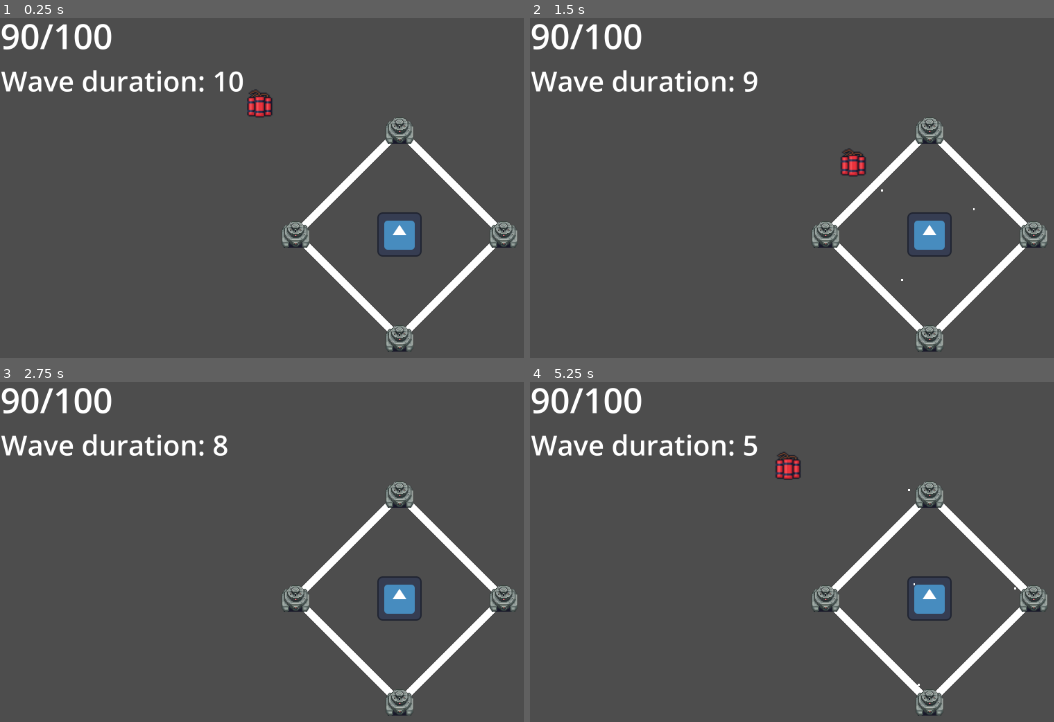
Above: before the commit, frames 1-4 (two rows, left to right).
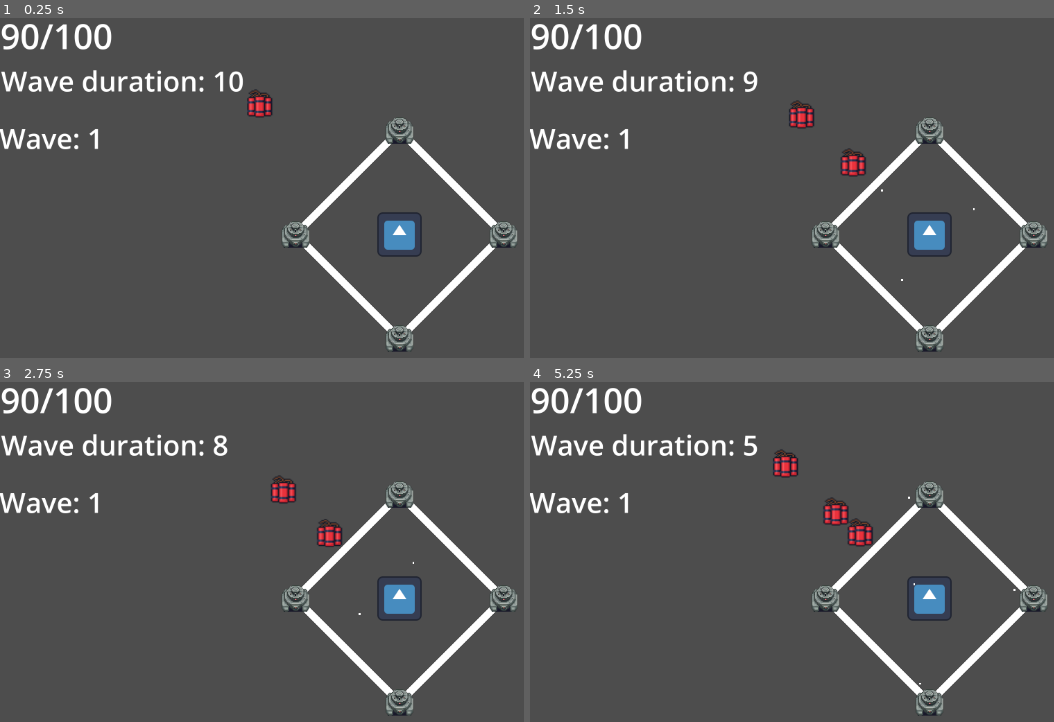
Above: after the commit, the same moments.

Repository: PM-Micael/Project-Tower
Game: Godot game, scene res://Scenes/Game.tscn
Same seed, same stepped clock (60 frames per second), same inputs: the game is played once before the commit and once after it. The engine's default icon, where the game draws it, is replaced by a stand-in: a white triangle on a blue panel in a dark square.
Inputs:
- Up to frame 1 (0.25 s): no input
- Up to frame 2 (1.5 s): no input
- Up to frame 3 (2.75 s): no input
- Up to frame 4 (5.25 s): no input

The runs differ from the first frame. In frame 1, 0.5% of the frame differs, in the area x 0-19%, y 32-39%; in frame 2, 0.8%; in frame 3, 1.1%; in frame 4, 1.5%, in the area x 0-93%, y 19-90%.

Commit message:
A wave counter is now tracked on the screen and updated after each preperation phase

Diff:
--- a/Scenes/Game.tscn
+++ b/Scenes/Game.tscn
@@ -9,6 +9,7 @@
 [ext_resource type="Script" uid="uid://behk56mj7j6r5" path="res://Scripts/round_handler.gd" id="5_2irst"]
 [ext_resource type="PackedScene" uid="uid://ddkv70duynxc" path="res://Scenes/Structures/wall.tscn" id="6_fgofq"]
 [ext_resource type="Script" uid="uid://c6vcjgdnd3p3x" path="res://Scripts/UI/counter_label.gd" id="9_bf53h"]
+[ext_resource type="Script" uid="uid://8d6w7ajsikx3" path="res://Scripts/UI/wave_counter_lable.gd" id="10_71axn"]
 
 [node name="Game" type="Node2D"]
 
@@ -63,3 +64,12 @@
 offset_bottom = -362.0
 theme_override_font_sizes/font_size = 80
 script = ExtResource("9_bf53h")
+
+[node name="WaveCounterLable" type="Label" parent="Camera2D/HUD"]
+layout_mode = 0
+offset_left = -1154.0
+offset_top = -333.0
+offset_right = -701.0
+offset_bottom = -227.0
+theme_override_font_sizes/font_size = 80
+script = ExtResource("10_71axn")
--- a/Scripts/Structures/enemy_spawn.gd
+++ b/Scripts/Structures/enemy_spawn.gd
@@ -1,6 +1,6 @@
 extends Node2D
 
-@export var spawn_cooldown: float = 5.0
+@export var spawn_cooldown: float = 1.0
 @export var enemy_scene: PackedScene
 @onready var _round_handler_node: Node2D = get_parent()
 
@@ -9,24 +9,25 @@
 var time_since_last_spawn: float = 0.0
 
 func _ready() -> void:
-		var round_config_data = Global.load_json("res://Files/round_config.json")
+	var round_config_data = Global.load_json("res://Files/round_config.json")
 
-		if round_config_data:
-			# These are why this is made in _ready and not _init
-			_enemy_base_health_multiplier = round_config_data["tier_" + str(_round_handler_node.round_tier)]["wave_multipliers"]["health_multiplier"]
-			_enemy_base_attack_multiplier = round_config_data["tier_" + str(_round_handler_node.round_tier)]["wave_multipliers"]["attack_multiplier"]
+	if round_config_data:
+		# These are why this is made in _ready and not _init
+		_enemy_base_health_multiplier = round_config_data["tier_" + str(_round_handler_node.round_tier)]["wave_multipliers"]["health_multiplier"]
+		_enemy_base_attack_multiplier = round_config_data["tier_" + str(_round_handler_node.round_tier)]["wave_multipliers"]["attack_multiplier"]
 
 
 func _physics_process(delta: float) -> void:
 	_counter(delta)
 
 func _counter(delta: float):
-	if time_since_last_spawn > 0.0:
-		time_since_last_spawn -= delta
-		return
-	else:
-		time_since_last_spawn = spawn_cooldown
-		spawn_unit()
+	if _round_handler_node.in_prep_phase == false:
+		if time_since_last_spawn > 0.0:
+			time_since_last_spawn -= delta
+			return
+		else:
+			time_since_last_spawn = spawn_cooldown
+			spawn_unit()
 
 func spawn_unit() -> void:
 	if enemy_scene == null:
--- /dev/null
+++ b/Scripts/UI/wave_counter_lable.gd
@@ -0,0 +1,11 @@
+extends Label
+
+@onready var round_handler = get_node("/root/Game/DefendTower/RoundHandler")
+
+func _ready() -> void:
+	round_handler.connect("wave_update", Callable(self, "_on_wave_update"))
+
+func _on_wave_update(wave_count: int):
+	print("new Wave")
+	if round_handler:
+		text = "Wave: " + str(wave_count)
--- a/Scripts/round_handler.gd
+++ b/Scripts/round_handler.gd
@@ -4,11 +4,17 @@
 @export var prep_phase_duration: float = 5.0
 @export var round_tier: int = 2 # Placeholder
 
+var current_wave: int = 1 # Placeholder
 var wave_countdown: float = wave_duration
 var prep_phase_countdown: float = prep_phase_duration
 var in_prep_phase: bool
 
 signal timer_update (title, count)
+signal wave_update (count)
+
+func _ready() -> void:
+	await get_tree().process_frame # Bandade solution ?
+	emit_signal("wave_update", current_wave)
 
 func _physics_process(delta: float) -> void:
 	_counter(delta)
@@ -35,5 +41,7 @@
 		else:
 			prep_phase_countdown = prep_phase_duration
 			in_prep_phase = false
+			current_wave += 1
+			emit_signal("wave_update", current_wave)
 
 	emit_signal("timer_update", title, counter)
Not shown: 1 places in Scenes/Game.tscn that only renumber resources
Not shown, added: Scripts/UI/wave_counter_lable.gd.uid
Not shown, changed: pipeline.txt
